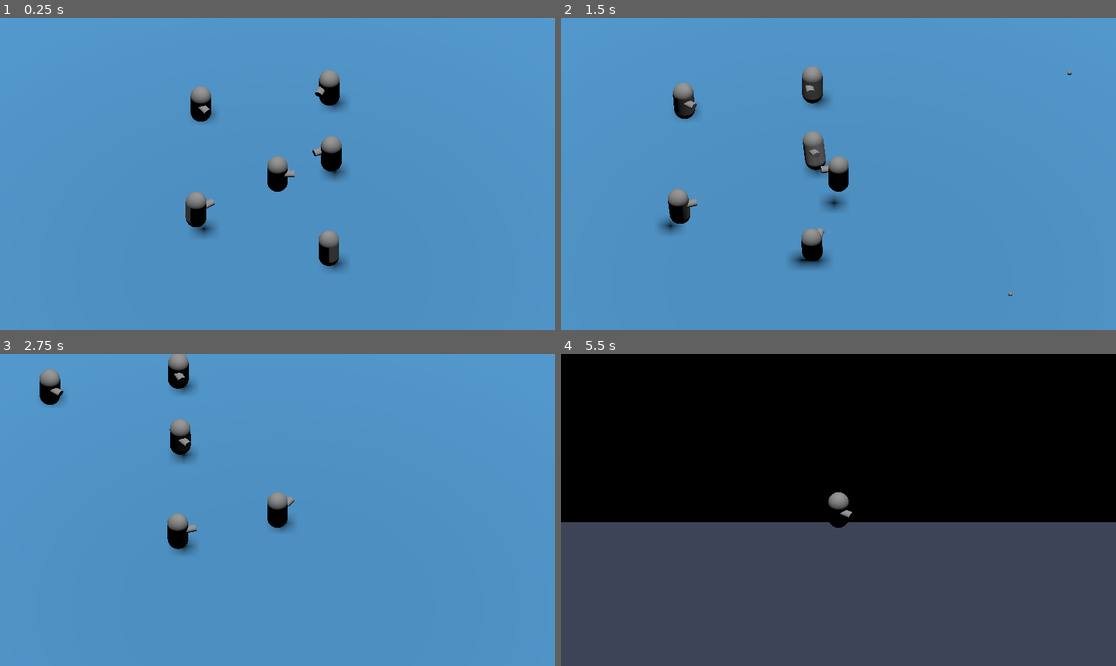
Above: before the commit, frames 1-4 (two rows, left to right).
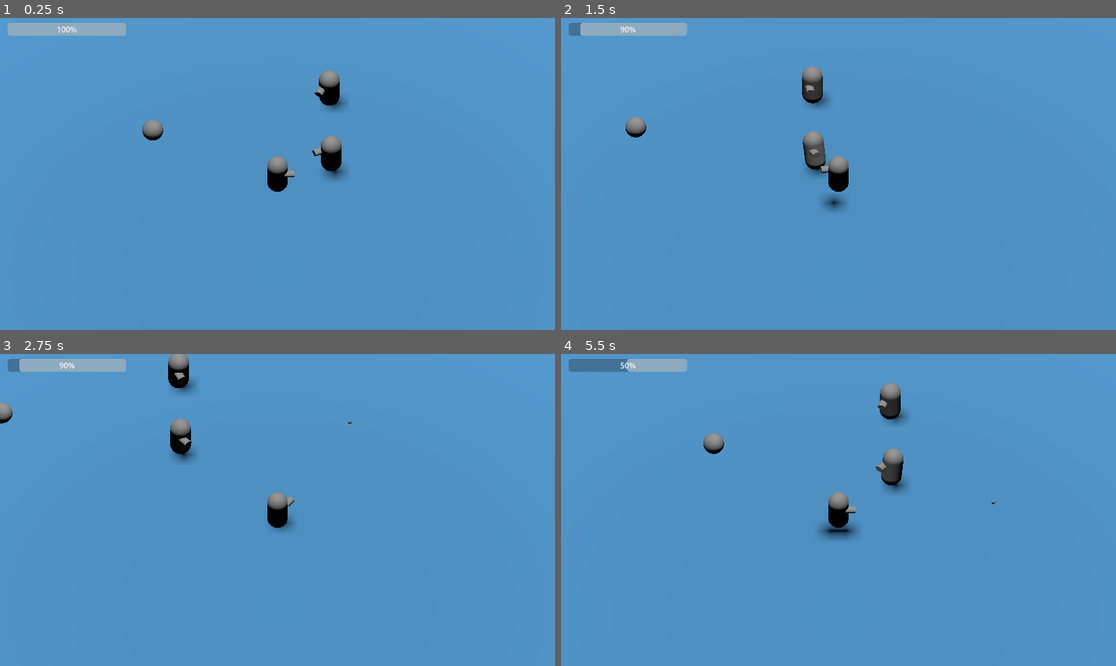
Above: after the commit, the same moments.

Repository: CalebJep/hackusu2023
Game: Godot game, scene res://main.tscn
The game is run twice, just before and just after one commit, with the same random seed, the same clock (stepped at 60 frames per second) and the same inputs. The engine's default icon, where the game draws it, is replaced by a stand-in: a white triangle on a blue panel in a dark square.
Inputs (mouse positions are in pixels of both pictures, inside the frame that each line leads up to):
- Up to frame 1 (0.25 s): no input
- Up to frame 2 (1.5 s): tap Enter at 0.5 s; move the mouse to (960, 158) at 0.52 s; press the mouse at (960, 158) at 0.53 s; hold D (move_right) 0.53-1.28 s; tap Space (jump) at 0.77, 0.8, 1.07, 1.35 s; move the mouse to (727, 189) at 1.27 s; release the mouse at (727, 189) at 1.28 s; hold S (move_back) from 1.28 s (still down)
- Up to frame 3 (2.75 s): tap Space (jump) at 1.52, 1.82, 2.3 s; click (166, 525) at 1.55 s; move the mouse to (333, 441) at 2.02 s; release S (move_back) at 2.03 s; press the mouse at (333, 441) at 2.03 s; hold D (move_right) from 2.03 s (still down)
- Up to frame 4 (5.5 s): move the mouse to (810, 572) at 2.77 s; release D (move_right) at 2.78 s; release the mouse at (810, 572) at 2.78 s; hold W (move_forward) 2.78-3.53 s; click (810, 572) at 2.85 s; tap Space (jump) at 3.02, 3.32, 3.6, 3.77, 4.07, 4.52, 4.82, 5.3 s; move the mouse to (1005, 556) at 3.52 s; hold A (move_left) 3.53-5.03 s; move the mouse to (672, 463) at 4.27 s; click (672, 463) at 4.35 s; move the mouse to (866, 510) at 5.02 s; press the mouse at (866, 510) at 5.03 s; hold S (move_back) from 5.03 s (still down)

The runs differ from the first frame. In frame 1, 2.5% of the frame differs, in the area x 1-63%, y 1-82%; in frame 2, 2.7%; in frame 3, 2.0%; in frame 4, 99%, in the area x 0-100%, y 0-100%.

Commit message:
Added health pickups and shooting cooldown

Diff:
--- /dev/null
+++ b/Area3D.gd
@@ -0,0 +1,10 @@
+extends Area3D
+
+@export var value = 2
+
+
+
+func _on_body_entered(body):
+	if (body.get_name() == "Character"):
+		body.heal(value)
+		queue_free()
--- /dev/null
+++ b/HealthBar.gd
@@ -0,0 +1,13 @@
+extends ProgressBar
+
+@onready var character = get_node("/root/Main/Character")
+
+func _ready():
+	value = character.health
+	max_value = character.health
+
+func _on_character_damaged(damage):
+	value = character.health
+
+func _on_character_healed(healing):
+	value = character.health
--- a/bullet.gd
+++ b/bullet.gd
@@ -2,7 +2,7 @@
 
 # speed of bullets
 @export var speed = 40
-
+@export var damage = 1
 
 func _physics_process(delta):
 	var target = move_and_collide(velocity * delta)
@@ -10,7 +10,7 @@
 	# When hitting a target
 	if target:
 		if target.get_collider().has_method("hit"):
-			target.get_collider().hit(1)
+			target.get_collider().hit(damage)
 			queue_free()
 
 func initialize(source, start_position, angle):
--- a/character.gd
+++ b/character.gd
@@ -1,10 +1,13 @@
 extends CharacterBody3D
+
+signal damaged(damage)
+signal healed(healing)
 
 # Stores bullets
 @export var bullet_scene: PackedScene
 
-# Track Health
-@export var health = 100
+# Track Healtha
+@export var health = 10
 
 const SPEED = 5.0
 const JUMP_VELOCITY = 4.5
@@ -22,9 +25,12 @@
 	if Input.is_action_just_pressed("jump") and is_on_floor():
 		velocity.y = JUMP_VELOCITY
 
-		# Handle Shoot.
-	if Input.is_action_just_pressed("shoot"):
-		shoot()
+	# Handle Shoot.
+	if Input.is_action_pressed("shoot"):
+		if $GunCooldown.is_stopped():
+			shoot()
+			$GunCooldown.start(0.25)
+
 
 	# Get the input direction and handle the movement/deceleration.
 	# As good practice, you should replace UI actions with custom gameplay actions.
@@ -39,6 +45,7 @@
 
 	move_and_slide()
 
+	# Rotate to face mouse
 	var offset = -PI * 0.5
 	var screen_pos = get_node("/root/Main/CameraPivot/Camera3D").unproject_position(global_transform.origin)
 	var mouse_pos = get_viewport().get_mouse_position()
@@ -58,5 +65,10 @@
 
 func hit(damage):
 	health -= damage
+	emit_signal("damaged", damage)
 	if health <= 0:
 		queue_free()
+
+func heal(healing):
+	health += healing
+	emit_signal("healed", healing)
--- a/character.tscn
+++ b/character.tscn
@@ -29,3 +29,7 @@
 
 [node name="BulletSpawner" type="Marker3D" parent="GunModel"]
 transform = Transform3D(2.58934, 0, 0, 0, -1.56908e-07, 3.58964, 0, -3.7139, -1.6234e-07, 0.0330562, -0.879408, 0.00162888)
+
+[node name="GunCooldown" type="Timer" parent="."]
+wait_time = 0.25
+one_shot = true
--- a/enemy.gd
+++ b/enemy.gd
@@ -6,6 +6,7 @@
 # Track Health
 @export var health = 1
 
+# Make the ai not aimbots
 @export var inaccuracy = 1.0
 var current_inaccuracy = randf_range(-0.08, 0.08)
 
@@ -18,8 +19,6 @@
 		var target = player.transform.origin
 		look_at(target, Vector3.UP)
 		rotate_y(current_inaccuracy)
-
-
 
 func hit(damage):
 	health -= damage
@@ -37,5 +36,5 @@
 	var bullet_spawn_location = $GunModel/BulletSpawner.global_position
 	var angle = rotation
 
+	bullet.initialize("enemy", bullet_spawn_location, angle)
 	get_node("/root/Main").add_child(bullet)
-	bullet.initialize("enemy", bullet_spawn_location, angle)
--- /dev/null
+++ b/health_pickup.tscn
@@ -0,0 +1,20 @@
+[gd_scene load_steps=4 format=3 uid="uid://rbxbstf2x601"]
+
+[ext_resource type="Script" path="res://Area3D.gd" id="1_41hgt"]
+
+[sub_resource type="SphereShape3D" id="SphereShape3D_mny5l"]
+
+[sub_resource type="SphereMesh" id="SphereMesh_cwh3n"]
+
+[node name="HealthPickup" type="Area3D"]
+transform = Transform3D(1, 0, 0, 0, 1, 0, 0, 0, 1, 0, 1, 0)
+script = ExtResource("1_41hgt")
+
+[node name="CollisionShape3D" type="CollisionShape3D" parent="."]
+shape = SubResource("SphereShape3D_mny5l")
+
+[node name="MeshInstance3D" type="MeshInstance3D" parent="."]
+mesh = SubResource("SphereMesh_cwh3n")
+skeleton = NodePath("../CollisionShape3D")
+
+[connection signal="body_entered" from="." to="." method="_on_body_entered"]
--- a/main.tscn
+++ b/main.tscn
@@ -1,9 +1,11 @@
-[gd_scene load_steps=8 format=3 uid="uid://jy42jcydgc4a"]
+[gd_scene load_steps=10 format=3 uid="uid://jy42jcydgc4a"]
 
 [ext_resource type="PackedScene" uid="uid://damodg7vlykkg" path="res://character.tscn" id="1_4ifcc"]
+[ext_resource type="Script" path="res://HealthBar.gd" id="1_d7am8"]
 [ext_resource type="Texture2D" uid="uid://bawnnb1rhguwv" path="res://icon.png" id="1_v4bxo"]
 [ext_resource type="Script" path="res://MeshInstance3D.gd" id="2_ylno0"]
 [ext_resource type="PackedScene" uid="uid://cet7eo83x3uab" path="res://enemy.tscn" id="4_30cvs"]
+[ext_resource type="PackedScene" uid="uid://rbxbstf2x601" path="res://health_pickup.tscn" id="6_rvstv"]
 
 [sub_resource type="StandardMaterial3D" id="StandardMaterial3D_pkiib"]
 albedo_texture = ExtResource("1_v4bxo")
@@ -16,6 +18,21 @@
 size = Vector3(50, 1, 50)
 
 [node name="Main" type="Node3D"]
+
+[node name="UI" type="Control" parent="."]
+layout_mode = 3
+anchors_preset = 0
+offset_right = 40.0
+offset_bottom = 40.0
+
+[node name="HealthBar" type="ProgressBar" parent="UI"]
+layout_mode = 0
+offset_left = 16.0
+offset_top = 10.0
+offset_right = 262.0
+offset_bottom = 37.0
+fill_mode = 1
+script = ExtResource("1_d7am8")
 
 [node name="Floor" type="StaticBody3D" parent="."]
 transform = Transform3D(1, 0, 0, 0, 1, 0, 0, 0, 1, 0, -0.512921, 0)
@@ -30,6 +47,7 @@
 shape = SubResource("BoxShape3D_wpool")
 
 [node name="Character" parent="." instance=ExtResource("1_4ifcc")]
+transform = Transform3D(1, 0, 0, 0, 1, 0, 0, 0, 1, 0, 1, 0)
 
 [node name="RemoteTransform3D" type="RemoteTransform3D" parent="Character"]
 transform = Transform3D(-1, -5.63076e-08, -6.68745e-08, 0, 0.764955, -0.644084, 8.74228e-08, -0.644084, -0.764955, 0, 0, 0)
@@ -41,7 +59,7 @@
 shadow_enabled = true
 
 [node name="CameraPivot" type="Node3D" parent="."]
-transform = Transform3D(-1, -8.98759e-08, -1.0796e-07, 1.1219e-08, 0.714985, -0.699139, 1.40025e-07, -0.699139, -0.714985, 0, 1.04831, 0)
+transform = Transform3D(-1, -8.98759e-08, -1.0796e-07, 1.1219e-08, 0.714985, -0.699139, 1.40025e-07, -0.699139, -0.714985, 0, 1, 0)
 
 [node name="Camera3D" type="Camera3D" parent="CameraPivot"]
 transform = Transform3D(-1, 0, -8.74228e-08, 0, 1, 0, 8.74228e-08, 0, -1, 0, 2.98023e-07, -7.90326)
@@ -50,16 +68,13 @@
 size = 15.0
 
 [node name="Enemy" parent="." instance=ExtResource("4_30cvs")]
-transform = Transform3D(1, 0, 0, 0, 1, 0, 0, 0, 1, 2.58823, 0.980707, -1.39786)
+transform = Transform3D(1, 0, 0, 0, 1, 0, 0, 0, 1, 2.588, 1, -1.398)
 
 [node name="Enemy2" parent="." instance=ExtResource("4_30cvs")]
-transform = Transform3D(1, 0, 0, 0, 1, 0, 0, 0, 1, 2.49377, 0.997109, -5.91242)
+transform = Transform3D(1, 0, 0, 0, 1, 0, 0, 0, 1, 2.494, 1, -5.912)
 
-[node name="Enemy3" parent="." instance=ExtResource("4_30cvs")]
-transform = Transform3D(1, 0, 0, 0, 1, 0, 0, 0, 1, 2.47324, 0.997109, 5.10999)
+[node name="HealthPickup" parent="." instance=ExtResource("6_rvstv")]
+transform = Transform3D(1, 0, 0, 0, 1, 0, 0, 0, 1, -6, 1, -3)
 
-[node name="Enemy4" parent="." instance=ExtResource("4_30cvs")]
-transform = Transform3D(1, 0, 0, 0, 1, 0, 0, 0, 1, -3.6841, 0.997109, -4.8026)
-
-[node name="Enemy5" parent="." instance=ExtResource("4_30cvs")]
-transform = Transform3D(1, 0, 0, 0, 1, 0, 0, 0, 1, -3.91248, 0.997109, 2.45643)
+[connection signal="damaged" from="Character" to="UI/HealthBar" method="_on_character_damaged"]
+[connection signal="healed" from="Character" to="UI/HealthBar" method="_on_character_healed"]
